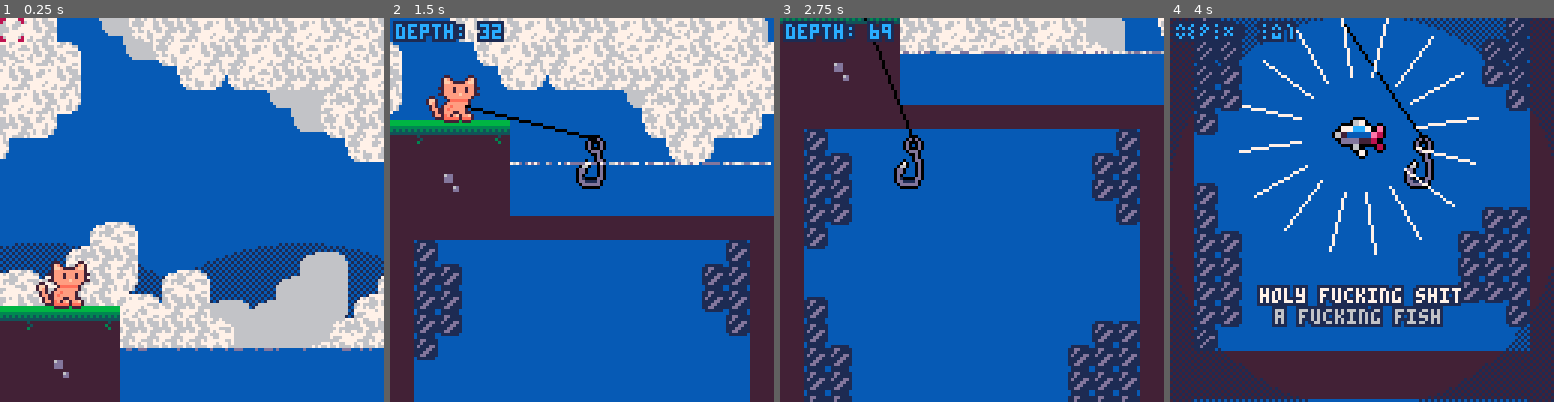
Above: before the commit, frames 1-4 (left to right).
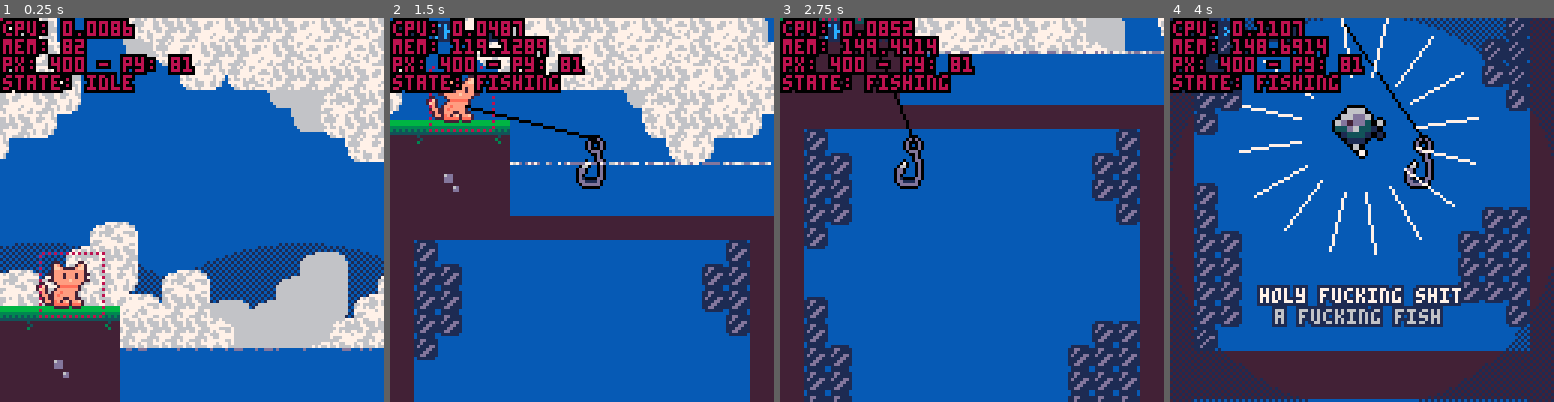
Above: after the commit, the same moments.

Repository: alexhlocke/AlexKotaFirstCart
Game: PICO-8 cartridge main_cart.p8
Two runs of this game, one before a commit and one after it. Both use one fixed random seed, a clock stepped at 60 frames per second and the inputs below.
Inputs:
- Up to frame 1 (0.25 s): no input
- Up to frame 2 (1.5 s): tap O (Z key) at 0.33, 0.7, 1.43 s; tap X (X key) at 1.07 s
- Up to frame 3 (2.75 s): hold Left 1.97-2.37 s; tap X (X key) at 2.07, 2.4, 2.73 s; tap O (Z key) at 2.22 s; hold Down from 2.42 s (still down)
- Up to frame 4 (4 s): release Down at 2.82 s; hold Right 2.87-3.53 s; tap X (X key) at 3.07, 3.4, 3.73 s; tap O (Z key) at 3.1, 3.98 s; hold Up from 3.58 s (still down)

The runs differ from the first frame. In frame 1, 6.1% of the frame differs, in the area x 0-51%, y 0-79%; in frame 2, 7.3%; in frame 3, 7.1%; in frame 4, 8.4%, in the area x 0-57%, y 0-36%.

Commit message:
Moved cloud map square

Diff:
--- a/main_cart.p8
+++ b/main_cart.p8
@@ -20,6 +20,10 @@
  _upd=update_game
  _drw=draw_game
 
+ --debug
+	--add show debug menu item
+	menuitem(1,"debug on/off",function()show_debug = not show_debug end)
+
  --init game
  init_game()
 end
@@ -107,6 +111,7 @@
 
 --reset color palette
 function reset_pal()
+ pal()
  --poke( 0x5f2e, 1 ) --endable hidden colors
  custom_palette = {[0]=0,1,140,12,131,3,139,130,136,14,142,143,15,13,6,7}
  pal( custom_palette, 1 )
@@ -118,7 +123,7 @@
 --debug
 debug={}
 
-show_debug=false
+show_debug=true
 function print_debug()
  for i=1,10 do
   if(debug[i]!=nil) then
@@ -141,10 +146,6 @@
  poke( 0x5f2e, 1 ) --endable hidden colors
  custom_palette = {[0]=0,1,140,12,131,3,139,130,136,14,142,143,15,13,6,7}
 	pal( custom_palette, 1 )
-
-	--debug
-	--add show debug menu item
-	menuitem(1,"debug on/off",function()show_debug = not show_debug end)
 end
 
 
@@ -181,8 +182,7 @@
  --draw map
  map()
  --water to block map (ghetto)
- rectfill(384,256,700,7000,2)
- rectfill(384,256,700,7000,2)
+ rectfill(384,256,512,7000,2)
 
  --draw player
  draw_player()
@@ -206,7 +206,7 @@
  --fish display [debug]
  --display_fish=rnd(fishes)
  if(btn(⬆️))then
-  display_fish=fishes[6]
+  display_fish=display_fish
   draw_fish_got(display_fish)
  else
   display_fish=rnd(fishes)
@@ -359,7 +359,7 @@
   ,w*scale,h*scale)
 
  --shiny (debug)
- --set_shiny_pal(fish)
+ set_shiny_pal(fish)
 
  sspr(fish.sprt%16*8,flr(fish.sprt/16)*8
   ,w,h
@@ -367,7 +367,7 @@
   ,w*scale,h*scale)
 
  --complete palette refresh
- p() rp()
+ rp()
 
  bprint("holy fucking shit",cam.x+30,cam.y+90,15,1)
  bprint("a fucking fish",cam.x+35,cam.y+97,14,1)
@@ -736,7 +736,7 @@
 bgx3=-20
 bgx4=-90
 
-cmx=112 cmy=16 --cloud map coords
+cmx=112 cmy=0 --cloud map coords
 
 function draw_clouds()
  --draw static bg
@@ -961,23 +961,26 @@
 0000000000000000000000000000000000000000000000000000000000000000654bbbbbccc40495000000046000000000000000000000000000005110000000
 00000000000000000000000000000000000000000000000000000000000000000000450004500044000000000000000000000000000000000000000551000000
 00000000000000000000000000000000000000000000000000000000000000000000046000600000000000000000000000000000000000000000000000000000
+__gff__
+0000000000000000000000000000000000000000000000000000000000000000000000000000000000000000000000000000000000000000000000000000000000000000000000000000000000000000808080000000000000000000000000000000000000000000000000000000000000000000000000000000000000000000
+0000000000000000000000000000000000000000000000000000000000000000000000000000000000000000000000000000000000000000000000000000000000000000000000000000000000000000000000000000000000000000000000000000000000000000000000000000000000000000000000000000000000000000
 __map__
-0000000000000000000000000000007f7f00000000000000000000000000007f7f00000000000000000000000000007f7f00000000000000000000000000000040404040404040404040404040404040404040404040404040404040404040404040404040404040404040404040404040404040404040404040404040404040
-0000000000000000000000000000000000000000000000000000000000000000000000000000000000000000000000000000000000000000000000000000000040000000000000000000000000000040400000000000000000000000000000404000000000000000000000000000004040000000000000000000000000000040
-0000000000000000000000000000000000000000000000000000000000000000000000000000000000000000000000000000000000000000000000000000000040000000000000000000000000000040400000000000000000000000000000404000000000000000000000000000004040000000000000000000000000000040
-0000000000000000000000000000000000000000000000000000000000000000000000000000000000000000000000000000000000000000000000000000000040000000000000000000000000000040400000000000000000000000000000404000000000000000000000000000004040000000000000000000000000000040
-0000000000000000000000000000000000000000000000000000000000000000000000000000000000000000000000000000000000000000000000000000000040000000000000000000000000000040400000000000000000000000000000404000000000000000000000000000004040000000000000000000000000000040
-0000000000000000000000000000000000000000000000000000000000000000000000000000000000000000000000000000000000000000000000000000000040000000000000000000000000000040400000000000000000000000000000404000000000000000000000000000004040000000000000000000000000000040
-0000000000000000000000000000000000000000000000000000000000000000000000000000000000000000000000000000000000000000000000000000000040000000000000000000000000000040400000000000000000000000000000404000000000000000000000000000004040000000000000000000000000000040
-0000000000000000000000000000000000000000000000000000000000000000000000000000000000000000000000000000000000000000000000000000000040000000000000000000000000000040400000000000000000000000000000404000000000000000000000000000004040000000000000000000000000000040
-0000000000000000000000000000000000000000000000000000000000000000000000000000000000000000000000000000000000000000000000000000000040000000000000000000000000000040400000000000000000000000000000404000000000000000000000000000004040000000000000000000000000000040
-0000000000000000000000000000000000000000000000000000000000000000000000000000000000000000000000000000000000000000000000000000000040000000000000000000000000000040400000000000000000000000000000404000000000000000000000000000004040000000000000000000000000000040
-0000000000000000000000000000000000000000000000000000000000000000000000000000000000000000000000000000000000000000000000000000000040000000000000000000000000000040400000000000000000000000000000404000000000000000000000000000004040000000000000010000000000000040
-5252505100510000000000500051000000005000000000510000000051000000005000525252520051000000500000000000000000000000000000000000000040000000000000000000000000000040400000000000000000000000000000404000000000000000000000000000004040000000000000000000000000000040
-4140404142424240424140404140404041404040424040404040414240404041404240404040404041404040404042404041404042000000000000000000000040000000000000000000000000000040400000000000000000000000000000404000000000000000000000000000004040000000000000000000000000000040
-4343434343434343434354434343434343434343434354434343434343434343434343434343434343544343434343434343434343000000000000000000000040000000000000000000000000000040400000000000000000000000000000404000000000000000000000000000004040000000000000000000000000000040
-4343434343434343434343434343435343434343434343434343434354434343434343434343434343434343544343434343534343000000000000000000000040000000000000000000000000000040400000000000000000000000000000404000000000000000000000000000004040000000000000000000000000000040
-4343534343434343434343544343434343434343434343435343434343434343434343434343435443434343434343544343434343000000000000000000000040404040404040404040404040404040404040404040404040404040404040404040404040404040404040404040404040404040404040404040404040404040
+0000000000000000000000000000007f7f00000000000000000000000000007f7f00000000000000000000000000007f7f0000000000000000000000000000004040404040404040404040404040404040404040404040404040404040404040404040404040404040404040404040404e4f4e5f00006d4e4e4f4e4e4e4f4e4d
+000000000000000000000000000000000000000000000000000000000000000000000000000000000000000000000000000000000000000000000000000000004000000000000000000000000000004040000000000000000000000000000040400000000000000000000000000000404e4d4e5e0000006d4f4e4e4f4e4d4f4d
+000000000000000000000000000000000000000000000000000000000000000000000000000000000000000000000000000000000000000000000000000000004000000000000000000000000000004040000000000000000000000000000040400000000000000000000000000000404f4e4f4e000000006d6e6d4d4e4e4e4e
+000000000000000000000000000000000000000000000000000000000000000000000000000000000000000000000000000000000000000000000000000000004000000000000000000000000000004040000000000000000000000000000040400000000000000000000000000000404e4f4e6e000000000000000000005d4e
+000000000000000000000000000000000000000000000000000000000000000000000000000000000000000000000000000000000000000000000000000000004000000000000000000000000000004040000000000000000000000000000040400000000000000000000000000000404e4e6e00000000000000000000006d4e
+000000000000000000000000000000000000000000000000000000000000000000000000000000000000000000000000000000000000000000000000000000004000000000000000000000000000004040000000000000000000000000000040400000000000000000000000000000406e00000000000000000000000000006d
+0000000000000000000000000000000000000000000000000000000000000000000000000000000000000000000000000000000000000000000000000000000040000000000000000000000000000040400000000000000000000000000000404000000000000000000000000000004000000000000000005d5e000000000000
+00000000000000000000000000000000000000000000000000000000000000000000000000000000000000000000000000000000000000000000000000000000400000000000000000000000000000404000000000000000000000000000004040000000000000000000000000000040000000000000005d4e4e000000005f00
+00000000000000000000000000000000000000000000000000000000000000000000000000000000000000000000000000000000000000000000000000000000400000000000000000000000000000404000000000000000000000000000004040000000000000000000000000000040000000005d5e5d4e4e6e5f5d5e000000
+000000000000000000000000000000000000000000000000000000000000000000000000000000000000000000000000000000000000000000000000000000004000000000000000000000000000004040000000000000000000000000000040400000000000000000000000000000400000005d4f4e4e4e4e4f5e4e4e000000
+0000000000000000000000000000000000000000000000000000000000000000000000000000000000000000000000000000000000000000000000000000000040000000000000000000000000000040400000000000000000000000000000404000000000000000000000000000004000005d4e4e6e006d4e4e4e4e4e5e0000
+52525051005100000000005000510000000050000000005100000000510000000050005252525200510000005000000000000000000000000000000000000000400000000000000000000000000000404000000000000000000000000000004040000000000000000000000000000040005d4e4e4e0000006d4e4e4e4e6e0000
+414040414242424042414040414040404140404042404040404041424040404140424040404040404140404040404240404140404200000000000000000000004000000000000000000000000000004040000000000000000000000000000040400000000000000000000000000000404f4e4f4e4e5e5f00004e4d4e4e4f5e5d
+434343434343434343435443434343434343434343435443434343434343434343434343434343434354434343434343434343434300000000000000000000004000000000000000000000000000004040000000000000000000000000000040400000000000000000000000000000404e4e4e4f4e4e5e00004e4e4e4e4e4f4d
+434343434343434343434343434343534343434343434343434343435443434343434343434343434343434354434343434353434300000000000000000000004000000000000000000000000000004040000000000000000000000000000040400000000000000000000000000000404e4f4e4e4e4f4e5e5d4f4e4f4e4e4e4e
+434353434343434343434354434343434343434343434343534343434343434343434343434343544343434343434354434343434300000000000000000000004040404040404040404040404040404040404040404040404040404040404040404040404040404040404040404040404e4e4e4f4e4e4e4f4e4e4e4e4f4e4f4e
 747474747474747474747474747474747474747474747474747474747474747474747474747474747474747474747474434343434343434343434343434343434343434343434343434343434343434340404040404040404040404040404040404040404040404040404040404040404e4f4e5f00006d4e4e4f4e4e4e4f4e4d
 740000000000000000000000000000747400000000000000000000000000007474000000000000000000000000000074437000000000000000000000000070434300000000000000000000000000004340000000000000000000000000000040400000000000000000000000000000404e4d4e5e0000006d4f4e4e4f4e4d4f4d
 740000000000000000000000000000747400000000000000000000000000007474000000000000000000000000000074437070000000000000000000007070434370000000000000000000000000704340000000000000000000000000000040400000000000000000000000000000404f4e4f4e000000006d6e6d4d4e4e4e4e
